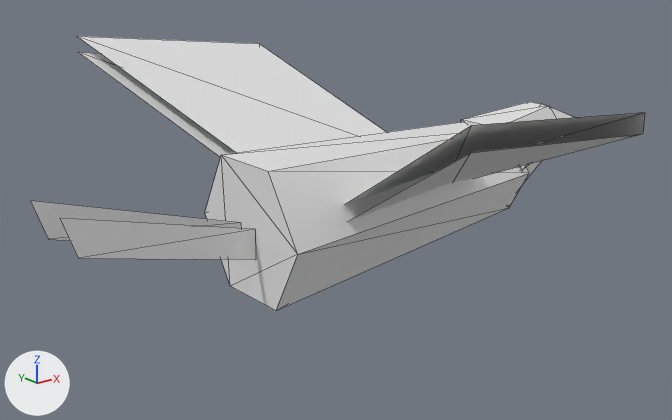
One commit to the glTF model assets/models/bird.glb: the scene before it, then after it.
Rendered twice from a 50 mm lens placed at (-1.057, -1.166, 0.488), pointed at (-0.105, 0.024, 0.012). Every picture has the same lights, and +X, +Y and +Z are marked at lower left. The first picture is the older version. Mesh edges are drawn as thin lines. Vertices at exactly the same position are counted once.

In view in the first picture: 'bird'.
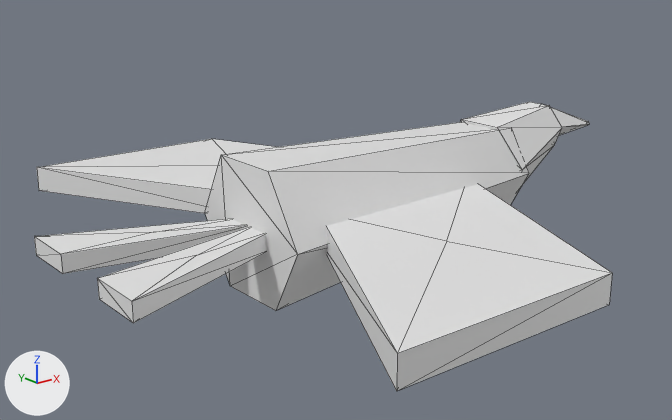
What changed in the scene script:
```text
Change me_bird:
    used by ob_bird; location = (0.0, 0.0, 0.0)
    remove me_bird.from_pydata(...)  # 56 vertices, 68 faces; spans x -0.62..0.55, y -0.5..0.5, z -0.093..0.28
    add me_bird.from_pydata(...)  # 70 vertices, 116 faces; spans x -0.58..0.55, y -0.5..0.5, z -0.093..0.141
    me_bird part 1: a new loose piece of 18 vertices spanning x -0.58..-0.28, y -0.16..0.16, z 0.0..0.03
    me_bird part 2
    24 vertices are removed from x -0.62..0.12, y -0.5..0.5, z -0.02..0.28
    16 faces are deleted
    12 vertices are added at x -0.44..0.14, y -0.5..0.5, z 0.0..0.045
    8 new vertices lie (0.0, 0.0, 0.045) away from vertices in x -0.44..0.14, y -0.5..0.5, z 0.0
    32 new faces join them
```

Changed parts and their boxes (x1, y1, x2, y2) in the pictures (672 x 420 px):
'bird', reshaped
    before: (31, 36, 645, 311)
    after: (34, 102, 612, 391)
part 1 of me_bird, added
    after: (34, 219, 266, 323)
part 2 of me_bird, reshaped
    before: (31, 36, 645, 260)
    after: (37, 139, 612, 391)
